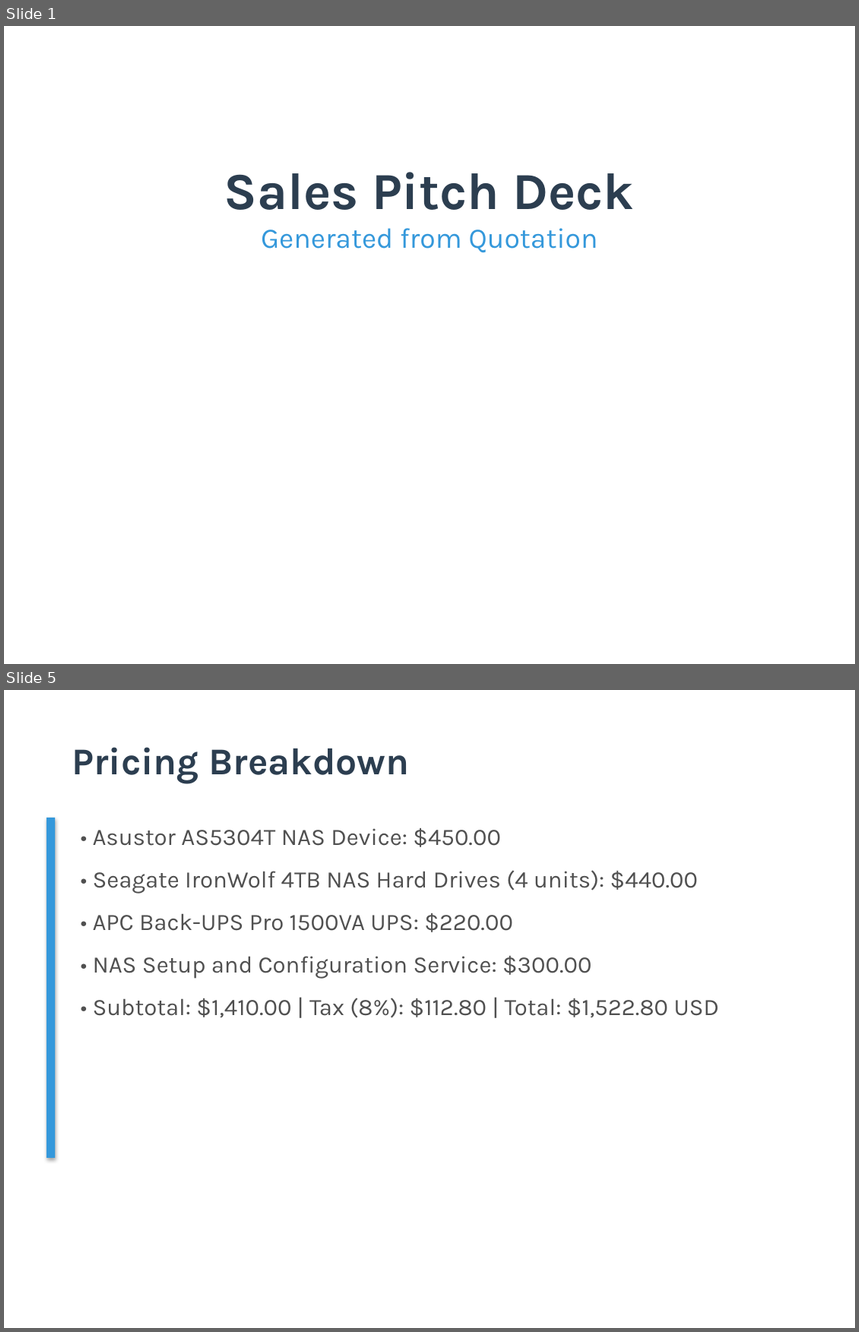
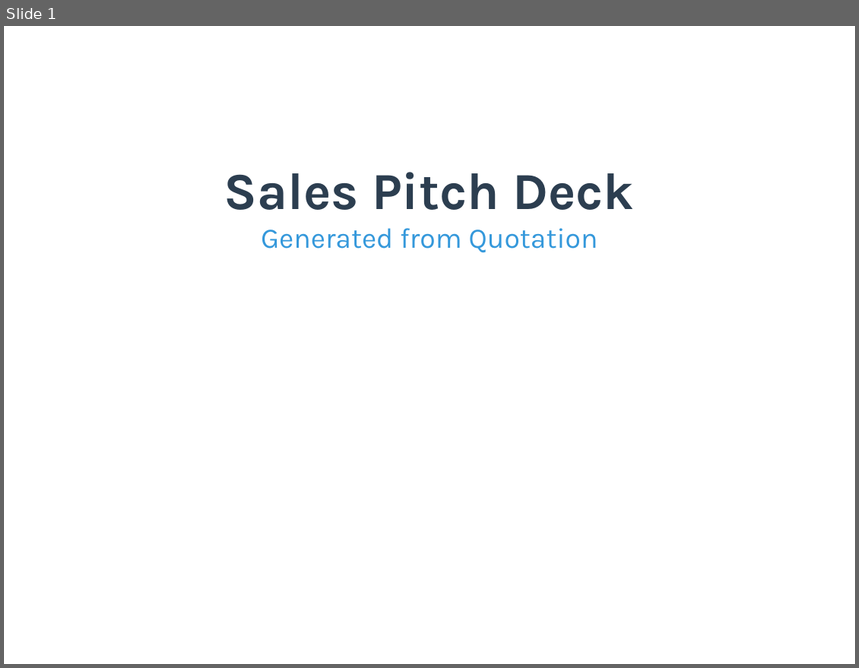
Before and after one commit to TejasGupta-27/b2b-sales-backend, a slide deck: Data/pitch_decks/pitch_deck_001.pptx. Shown one above the other, each under a label of ours: slides 1 and 5 before the commit, slide 1 after it; the slides between them are not shown. The pictures are 859x1332 and 859x668 pixels, drawn with LibreOffice and Linux fonts; fonts in the diff are those of the drawing; background and template pictures are left out. Boxes give left, top, right and bottom in pixels: in the first picture for what was removed or moved away, otherwise in the second. Text is boxed around its words. In the diff, an @@ line names an element or a change of style, - is before the commit and + after.

```diff
--- a/Data/pitch_decks/pitch_deck_001.pptx
+++ b/Data/pitch_decks/pitch_deck_001.pptx
@@ slide 5 removed at [4,690,855,1328], background #FFFFFF @@
@@ text removed at [72,747,409,783] @@
-Pricing Breakdown
@@ rectangle removed at [47,818,55,1158] @@
@@ text removed at [93,828,720,1018] @@
-• Asustor AS5304T NAS Device: $450.00
-• Seagate IronWolf 4TB NAS Hard Drives (4 units): $440.00
-• APC Back-UPS Pro 1500VA UPS: $220.00
-• NAS Setup and Configuration Service: $300.00
-• Subtotal: $1,410.00 | Tax (8%): $112.80 | Total: $1,522.80 USD
```
Also in this commit, not shown: 1 slide changed, 8 slides added, 7 other slides removed, 31 other files.
